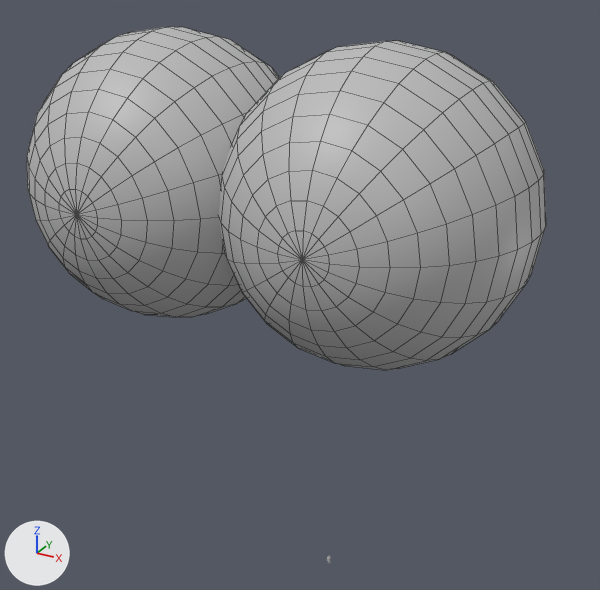
The FBX model Maya/scenes/Chameleon/ChamelonCartoon.fbx, before and after one commit.
Camera for both pictures: a 50 mm lens placed at (2.64, -5.34, 5.27), pointed at (-0.02, -0.51, 2.85). Every picture has the same lights, and +X, +Y and +Z are marked at lower left. Mesh edges are drawn as thin lines on the coarser meshes. Where no turn or scale is listed for an object, it has been applied to the vertices.

Before the edit, the objects in view are built like this:
```python
me_mesh = bpy.data.meshes.new('Mesh')
me_mesh.from_pydata(...)  # a UV sphere (20 segments, 20 rings, poles along y) spanning x -1.0..1.0, y -1.0..1.0, z -1.0..1.0
me_mesh.materials.append(mat_lambert1)  # grey #bcbcbc
me_mesh_001 = bpy.data.meshes.new('Mesh.001')
me_mesh_001.from_pydata(...)  # a UV sphere (20 segments, 20 rings, poles along y) spanning x -1.0..1.0, y -1.0..1.0, z -1.0..1.0
me_mesh_001.materials.append(mat_lambert1)  # grey #bcbcbc
ob_eyemesh_l1 = bpy.data.objects.new('EyeMesh_L1', me_mesh)
ob_eyemesh_l1.location = (0.687, -0.764, 3.683)
ob_eyemesh_l1.rotation_euler = (0.0, -1.571, 0.0)  # degrees (0, -90, 0)
ob_eyemesh_r1 = bpy.data.objects.new('EyeMesh_R1', me_mesh_001)
ob_eyemesh_r1.location = (-0.871, -0.764, 3.683)
ob_eyemesh_r1.rotation_euler = (0.0, -1.571, 0.0)  # degrees (0, -90, 0)
```
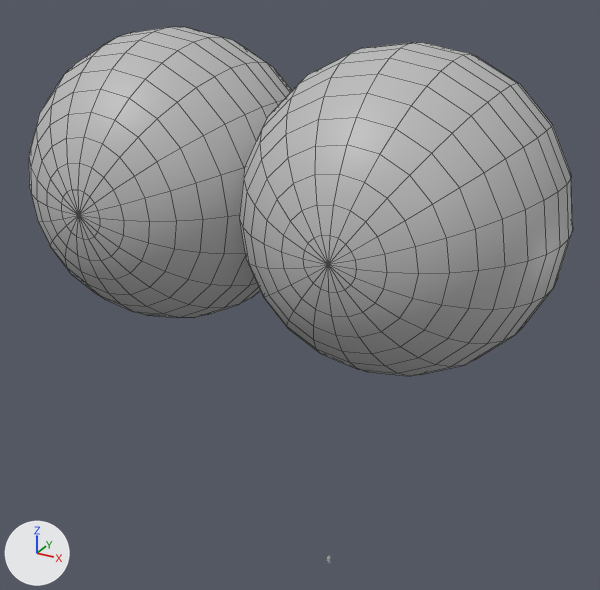
Scene script edits in JSON lines:
```json
{"op": "set", "path": "ob_eyemesh_l1.location", "old": "(0.687, -0.764, 3.683)", "new": "(0.84, -0.764, 3.683)"}
{"op": "set", "path": "ob_eyemesh_r1.location", "old": "(-0.871, -0.764, 3.683)", "new": "(-0.854, -0.764, 3.683)"}
```

Where the change shows, as pixel boxes (x1, y1, x2, y2) in the pictures (600 x 590 px):
```json
{"object": "EyeMesh_L1", "change": "moved", "before": [219, 40, 546, 370], "after": [239, 42, 573, 376]}
{"object": "EyeMesh_R1", "change": "moved", "before": [27, 27, 280, 317], "after": [29, 27, 292, 318]}
```
